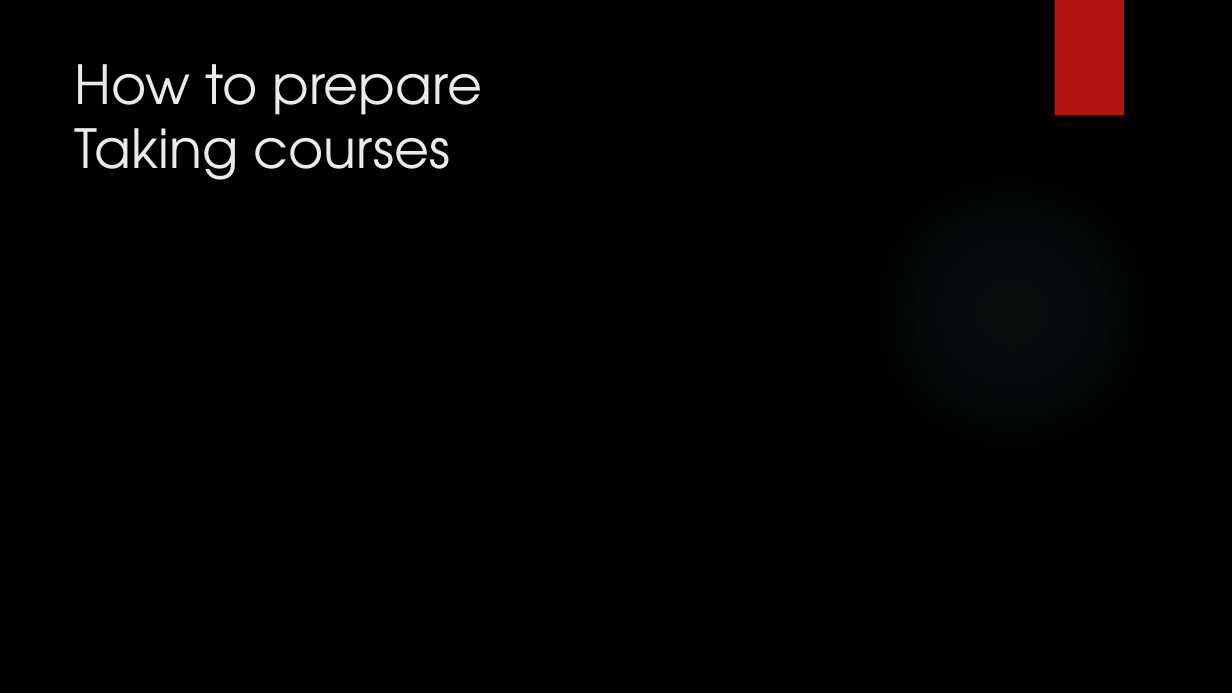
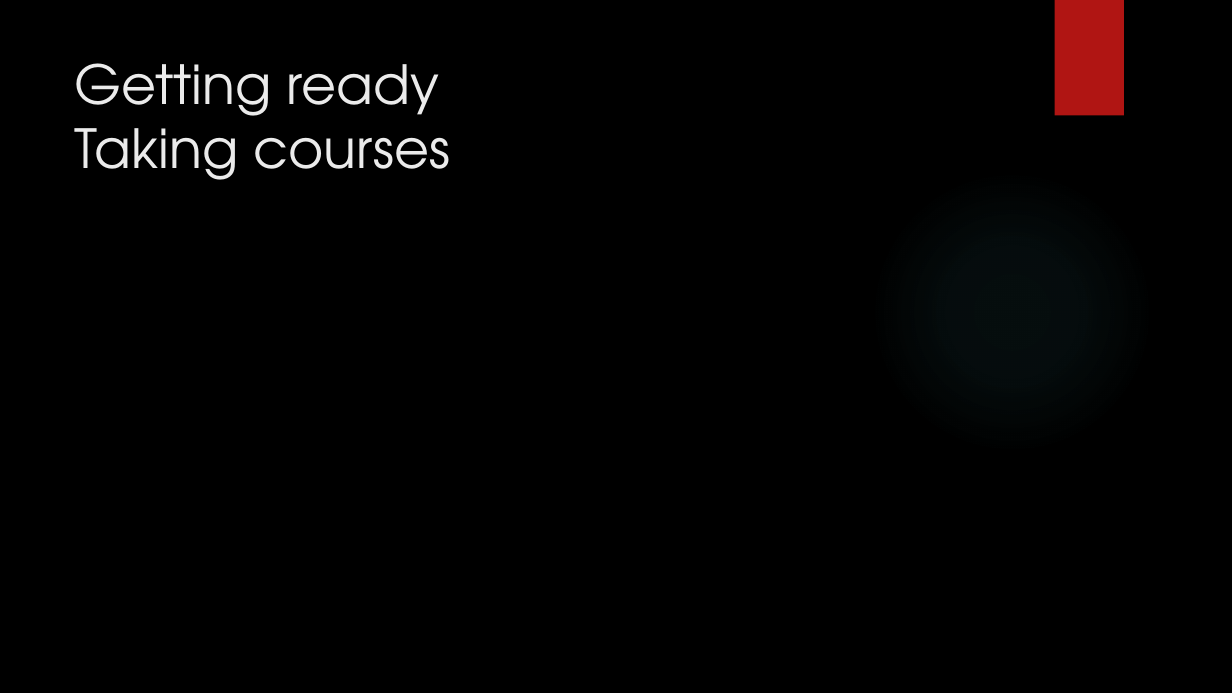
Before and after one commit to dennisdietrich/First180Days, a slide deck: slide 5 of Sitting in meetings all day long.pptx. Drawn at 1232x693 pixels with LibreOffice and Linux fonts; fonts in the diff are those of the drawing; background and template pictures are left out. Boxes give left, top, right and bottom in pixels: in the first picture for what was removed or moved away, otherwise in the second. Text is boxed around its words. In the diff, an @@ line names an element or a change of style, - is before the commit and + after.

```diff
--- a/Sitting in meetings all day long.pptx
+++ b/Sitting in meetings all day long.pptx
@@ title at (x1=75, y1=63, x2=451, y2=180): text changed @@
-How to prepare
-Taking courses
+Getting ready
+Taking courses
```
Also in this commit, not shown: 3 other slides changed, 2 slides added, 1 slide removed.
